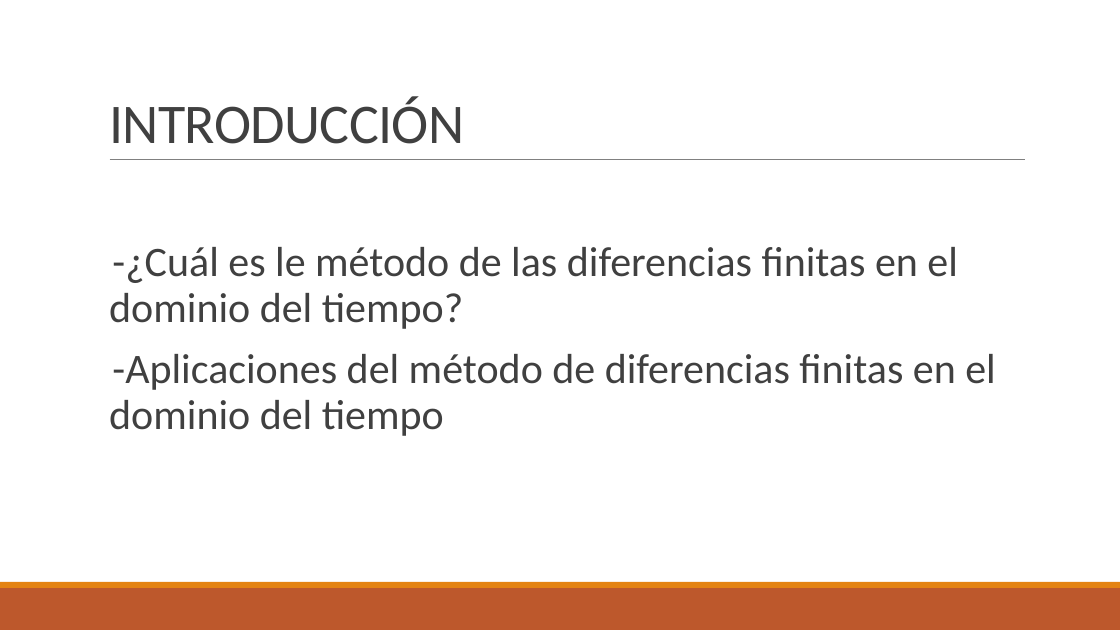
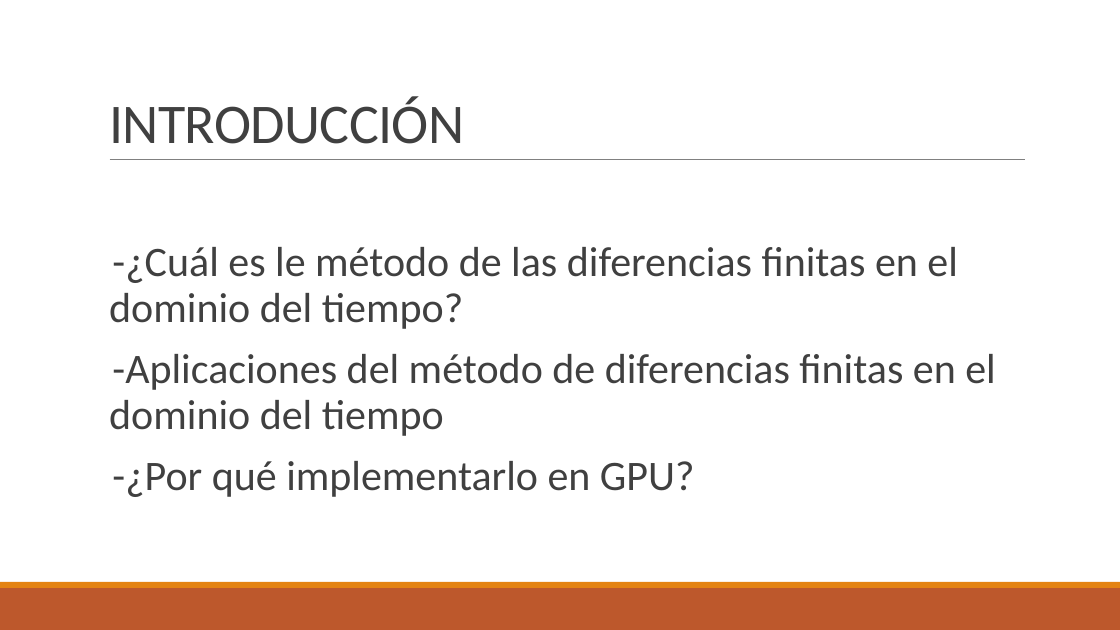
Before and after one commit to juanjo1213/TFG-FDTD, a slide deck: slide 3 of Diapositivas/FDTD.pptx (slide 4 before the commit). Drawn at 1120x630 pixels with LibreOffice and Linux fonts; fonts in the diff are those of the drawing. Boxes give left, top, right and bottom in pixels: in the first picture for what was removed or moved away, otherwise in the second. Text is boxed around its words. In the diff, an @@ line names an element or a change of style, - is before the commit and + after.

```diff
--- a/Diapositivas/FDTD.pptx
+++ b/Diapositivas/FDTD.pptx
@@ text at (112, 461, 694, 497): paragraph added @@
+  -¿Por qué implementarlo en GPU?
```
Also in this commit, not shown: 7 other slides changed, 1 slide added, 8 slides removed, 6 other files.
